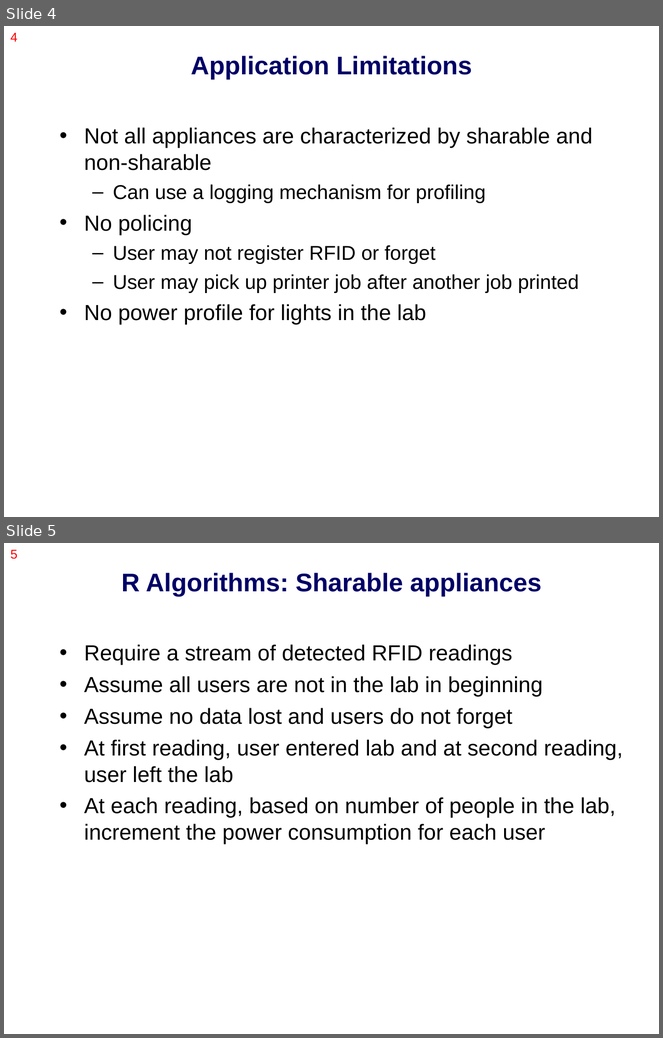
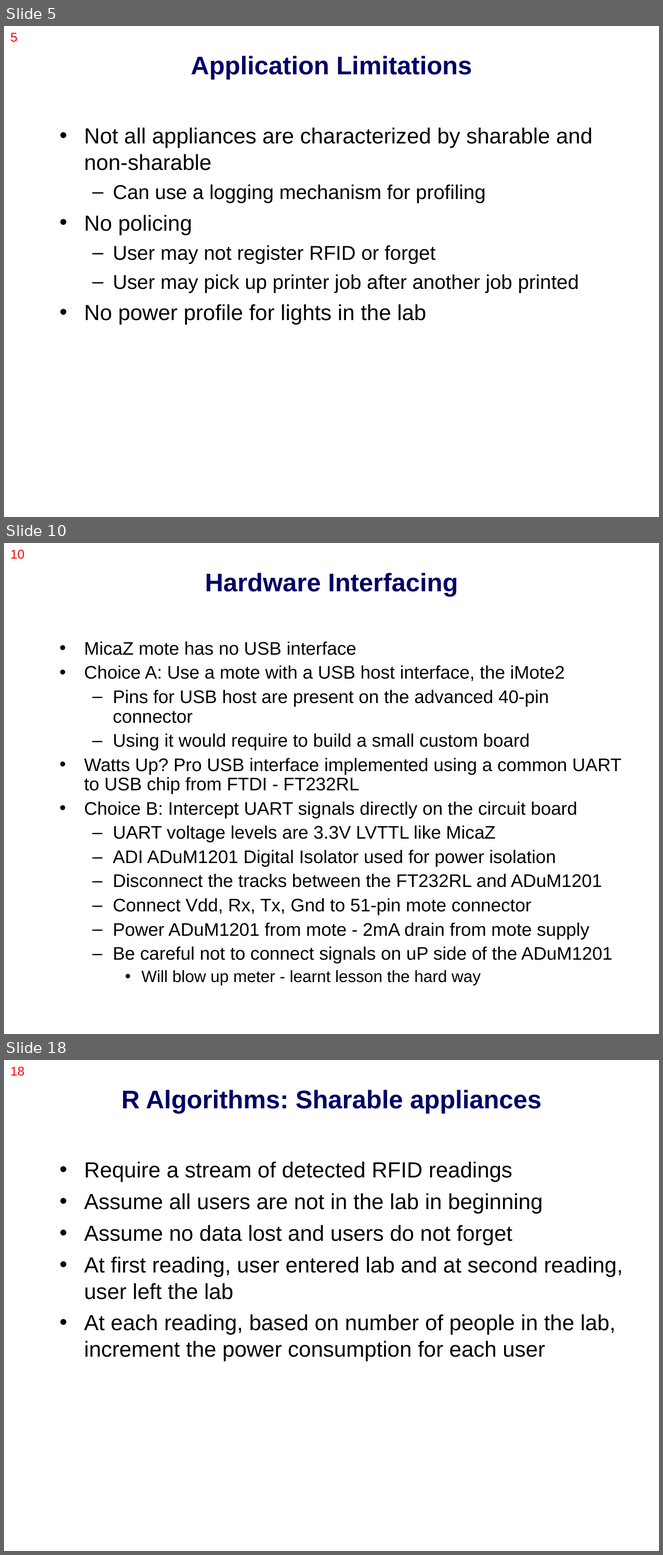
Before and after one commit to nesl/splt, a slide deck: docs/presentation/class_project.ppt. Shown one above the other, each under a label of ours: slides 4 and 5 before the commit, slides 5, 10 and 18 after it; the slides between them are not shown. The pictures are 663x1038 and 663x1555 pixels, drawn with LibreOffice and Linux fonts; fonts in the diff are those of the drawing. Boxes give left, top, right and bottom in pixels: in the first picture for what was removed or moved away, otherwise in the second. Text is boxed around its words. In the diff, an @@ line names an element or a change of style, - is before the commit and + after.

```diff
--- a/docs/presentation/class_project.ppt
+++ b/docs/presentation/class_project.ppt
@@ slide 10 added at [4,543,659,1034], background #FFFFFF @@
@@ page number added at [10,550,24,559], 14 pt, text #FF0000 @@
+10
@@ title added at [205,573,458,597], 28 pt, text #000066, bold @@
+Hardware Interfacing
@@ text added at [84,641,622,986], 20 pt, text #000000 @@
+• MicaZ mote has no USB interface
+• Choice A: Use a mote with a USB host interface, the iMote2
+  – Pins for USB host are present on the advanced 40-pin connector
+  – Using it would require to build a small custom board
+• Watts Up? Pro USB interface implemented using a common UART to USB chip from FTDI - FT232RL
+• Choice B: Intercept UART signals directly on the circuit board
+  – UART voltage levels are 3.3V LVTTL like MicaZ
+  – ADI ADuM1201 Digital Isolator used for power isolation
+  – Disconnect the tracks between the FT232RL and ADuM1201
+  – Connect Vdd, Rx, Tx, Gnd to 51-pin mote connector
+  – Power ADuM1201 from mote - 2mA drain from mote supply
+  – Be careful not to connect signals on uP side of the ADuM1201
+    • Will blow up meter - learnt lesson the hard way
@@ what was slide 4 is now slide 5 @@
@@ page number at [10,33,18,42]: text changed @@
-4
+5
@@ what was slide 5 is now slide 18 @@
@@ page number at [10,1067,24,1076]: text changed @@
-5
+18
```
Also in this commit, not shown: 17 other slides added.
